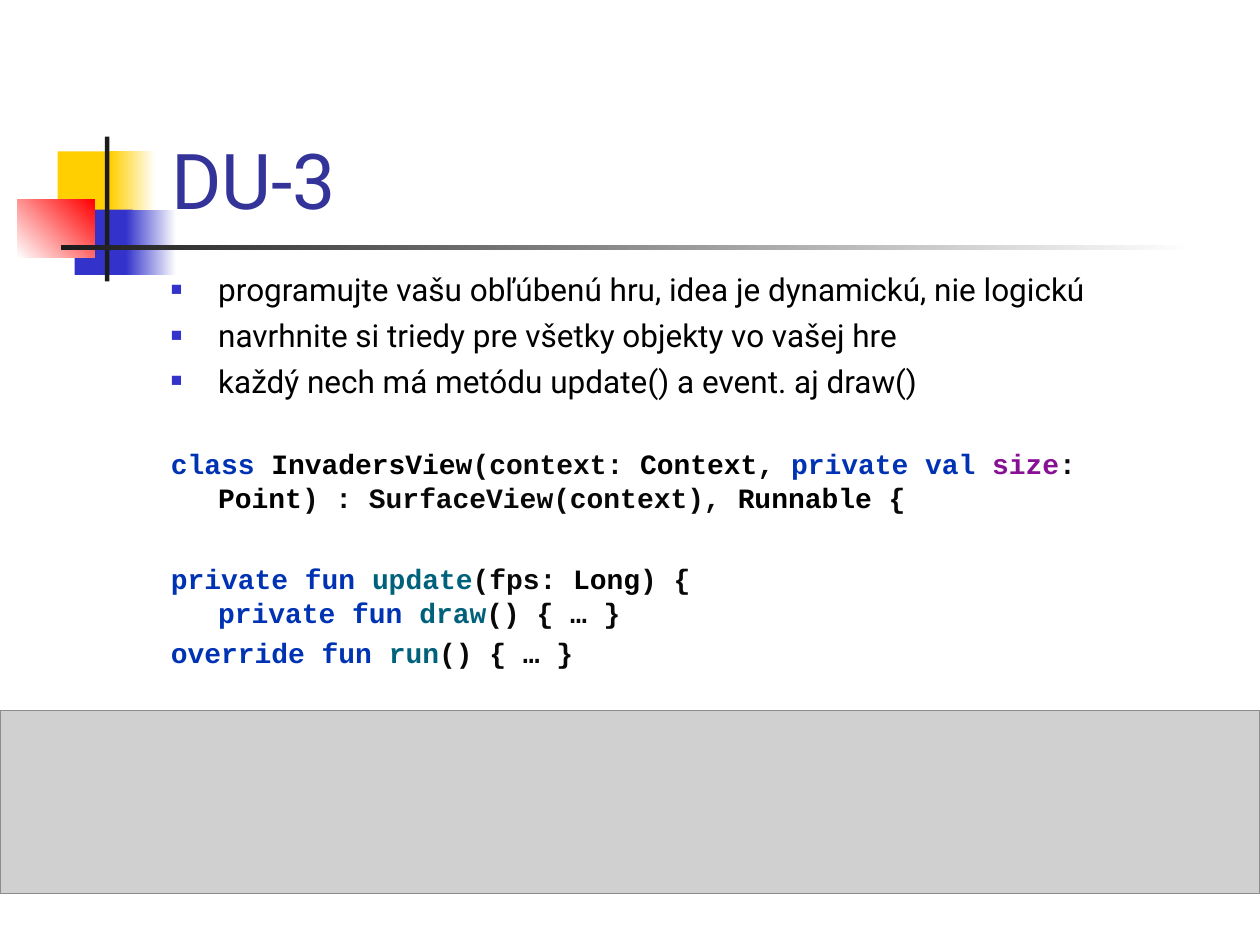
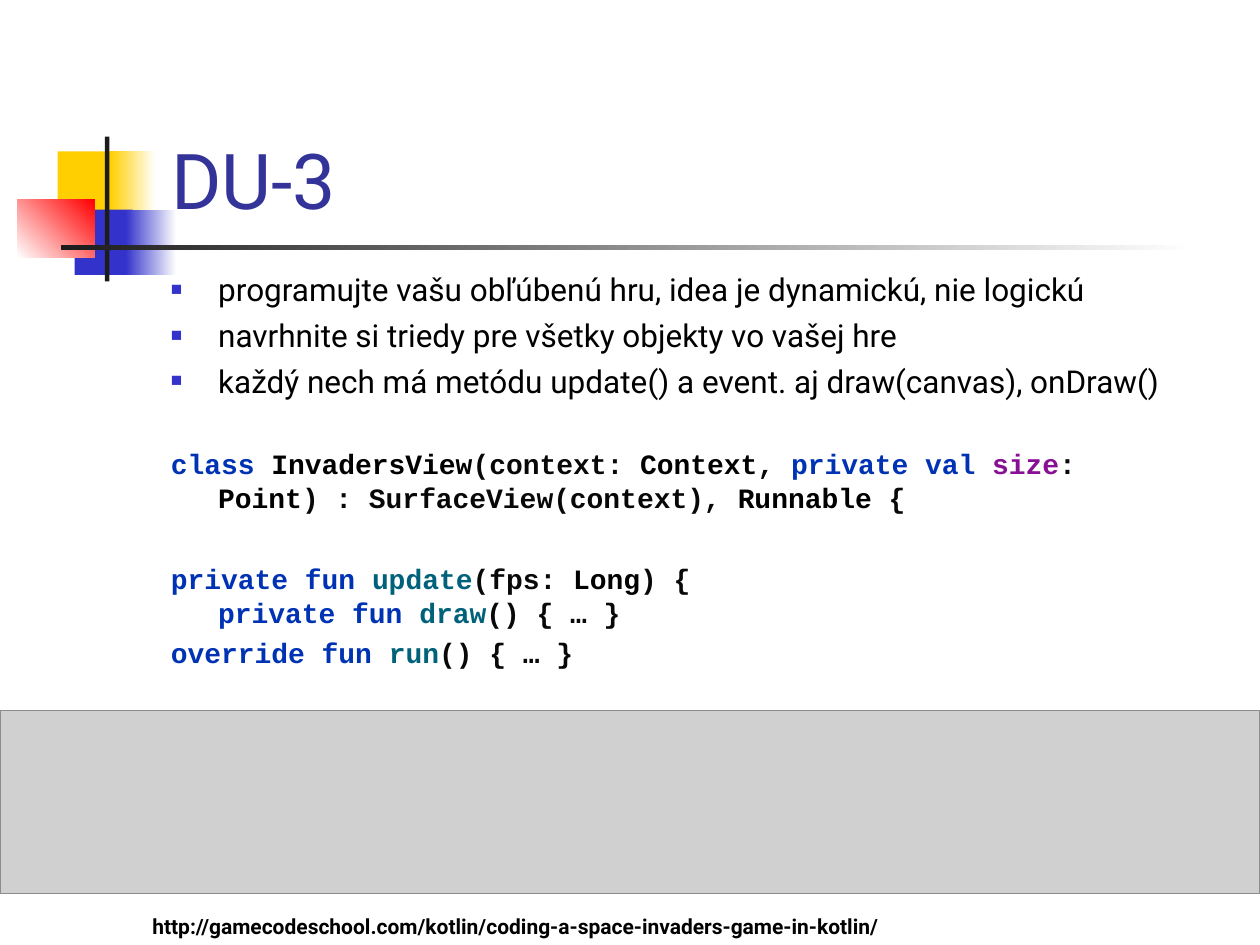
Before and after one commit to vmandro/Prednasky, a slide deck: slide 10 of 05/05_Android.ppt (slide 15 before the commit). Drawn at 1260x945 pixels with LibreOffice and Linux fonts; fonts in the diff are those of the drawing; grey boxes stand for pictures. Boxes give left, top, right and bottom in pixels: in the first picture for what was removed or moved away, otherwise in the second. Text is boxed around its words. In the diff, an @@ line names an element or a change of style, - is before the commit and + after.

```diff
--- a/05/05_Android.ppt
+++ b/05/05_Android.ppt
@@ text at (x1=218, y1=368, x2=1159, y2=400): text changed @@
-■ každý nech má metódu update() a event. aj draw()
+■ každý nech má metódu update() a event. aj draw(canvas), onDraw()
@@ text added at (x1=152, y1=918, x2=878, y2=939), 12 pt, text #000000, bold @@
+http://gamecodeschool.com/kotlin/coding-a-space-invaders-game-in-kotlin/
```
Also in this commit, not shown: 18 other slides changed, 3 slides added, 6 slides removed, 4 other files.
